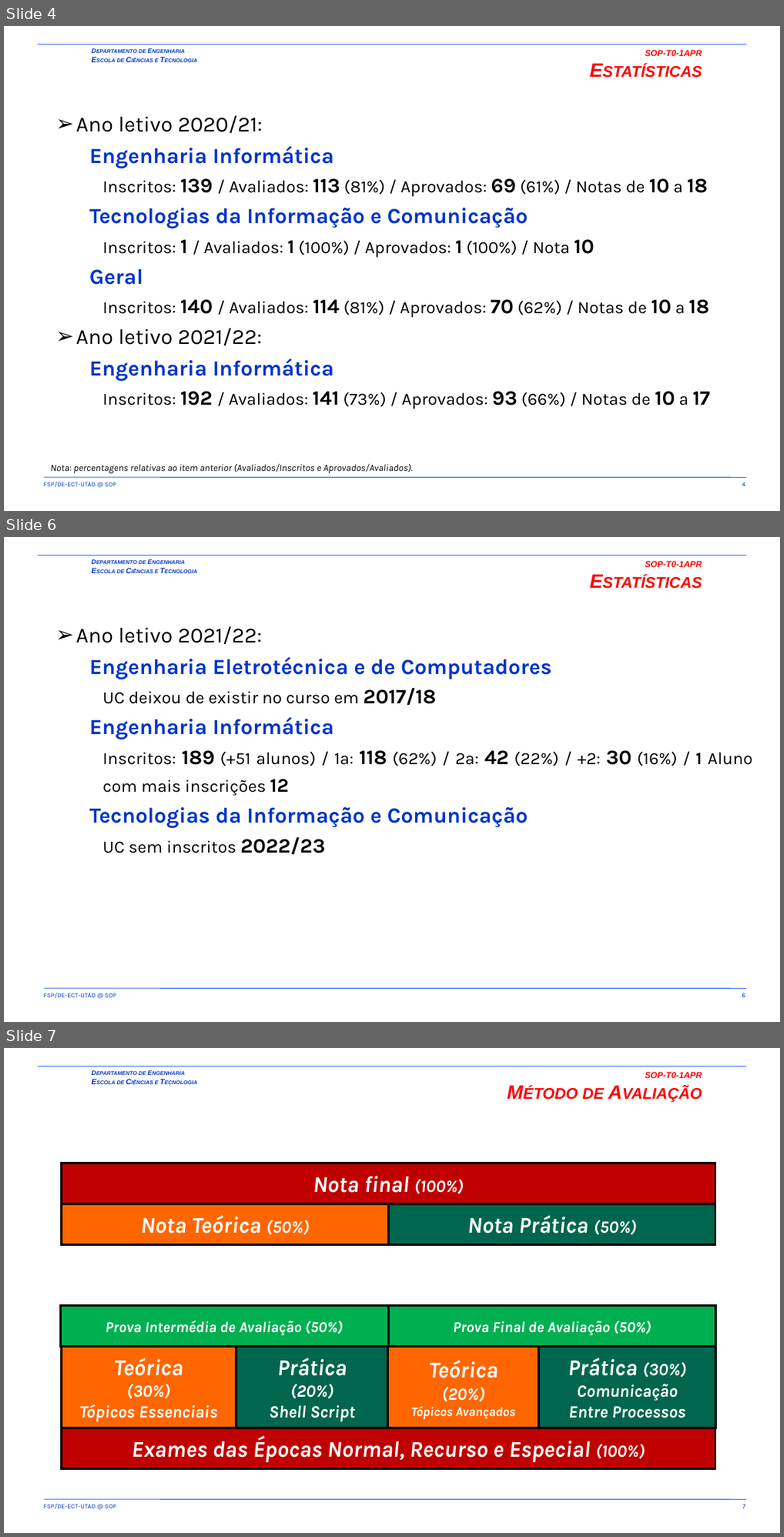
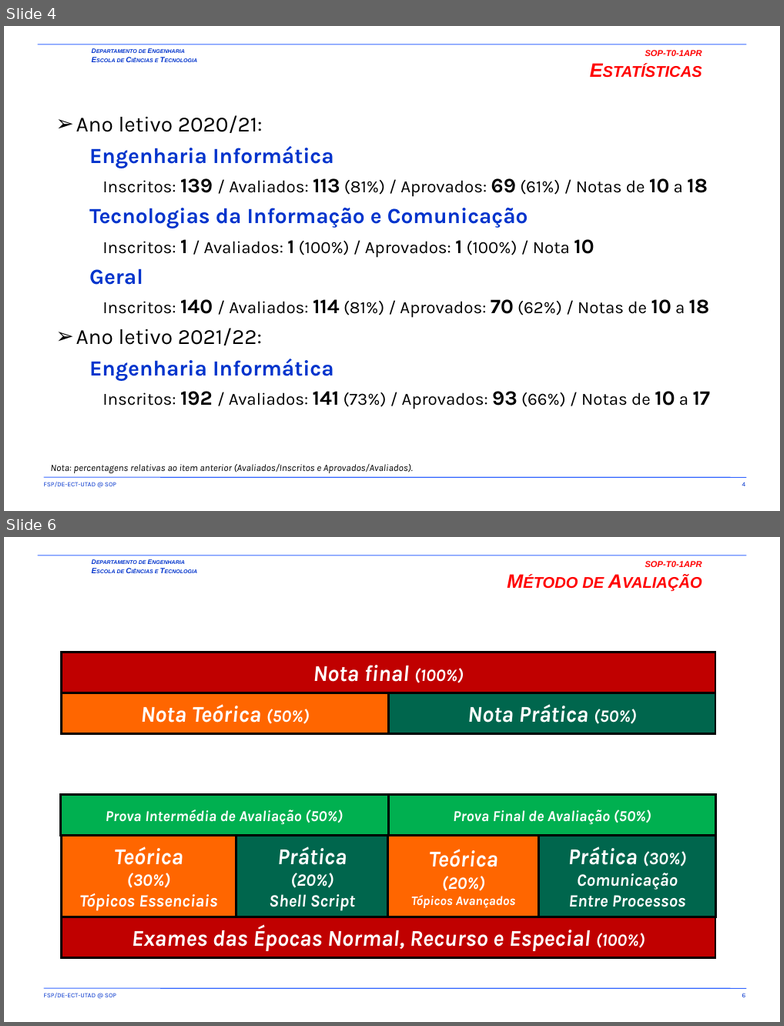
Before and after one commit to fsp864/UTAD-SOP, a slide deck: aulas/t/SOP-T0-1APR.pptx. Shown one above the other, each under a label of ours: slides 4, 6 and 7 before the commit, slides 4 and 6 after it; the slides between them are not shown. The pictures are 784x1537 and 784x1026 pixels, drawn with LibreOffice and Linux fonts; fonts in the diff are those of the drawing; background and template pictures are left out. Boxes give left, top, right and bottom in pixels: in the first picture for what was removed or moved away, otherwise in the second. Text is boxed around its words. In the diff, an @@ line names an element or a change of style, - is before the commit and + after.

```diff
--- a/aulas/t/SOP-T0-1APR.pptx
+++ b/aulas/t/SOP-T0-1APR.pptx
@@ slide 6 removed at (4,537,780,1022), background picture (left out); not listed: 5 template elements that a slide beside it also shows @@
@@ title removed at (645,561,702,567) @@
-SOP-T0-1APR
-Estatísticas
@@ text removed at (76,626,752,854) @@
-➢ Ano letivo 2021/22:
-  Engenharia Eletrotécnica e de Computadores
-    UC deixou de existir no curso em 2017/18
-  Engenharia Informática
-    Inscritos: 189 (+51 alunos) / 1ª: 118 (62%) / 2ª: 42 (22%) / +2: 30 (16%) / 1 Aluno com mais inscrições 12
-  Tecnologias da Informação e Comunicação
-    UC sem inscritos 2022/23
@@ what was slide 7 is now slide 6 @@
@@ page number at (742,993,746,997): text changed @@
-7
+6
```
Also in this commit, not shown: 5 slides changed, 13 other files.
